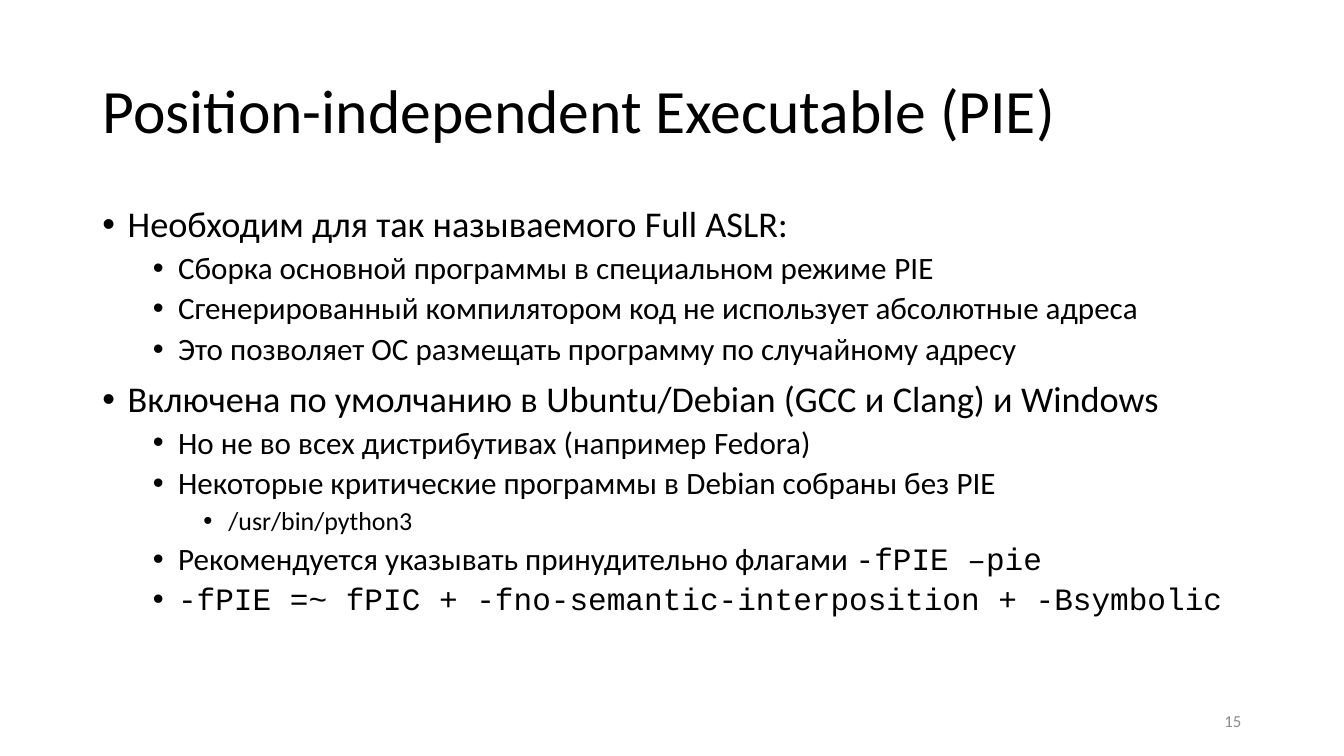
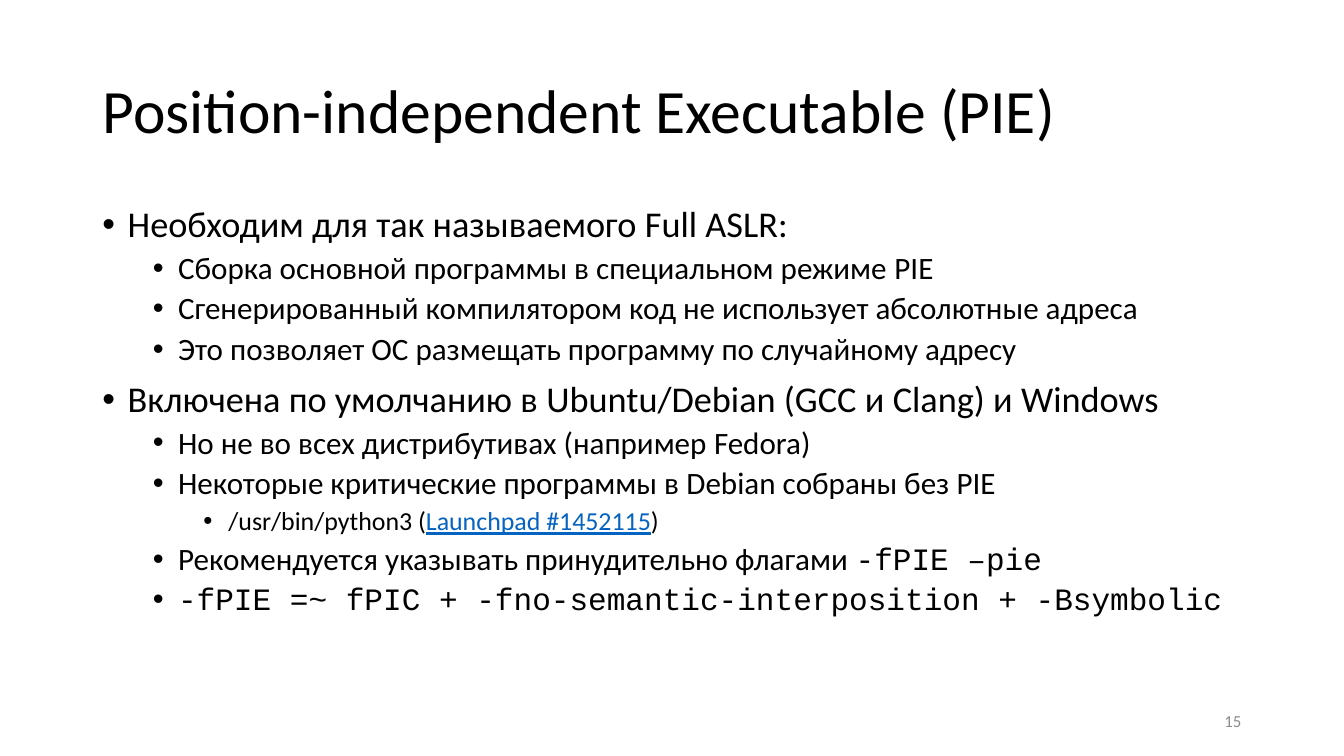
Before and after one commit to yugr/slides, a slide deck: slide 15 of CppZeroCost/2025/RU.pptx. Drawn at 1344x756 pixels with LibreOffice and Linux fonts; fonts in the diff are those of the drawing. Boxes give left, top, right and bottom in pixels: in the first picture for what was removed or moved away, otherwise in the second. Text is boxed around its words. In the diff, an @@ line names an element or a change of style, - is before the commit and + after.

Commit message:
Link to Python no-PIE bug.

```diff
--- a/CppZeroCost/2025/RU.pptx
+++ b/CppZeroCost/2025/RU.pptx
@@ text at (x1=228, y1=511, x2=659, y2=535): text changed @@
-    • /usr/bin/python3
+    • /usr/bin/python3 (Launchpad #1452115)
```
Also in this commit, not shown: 2 other files.
